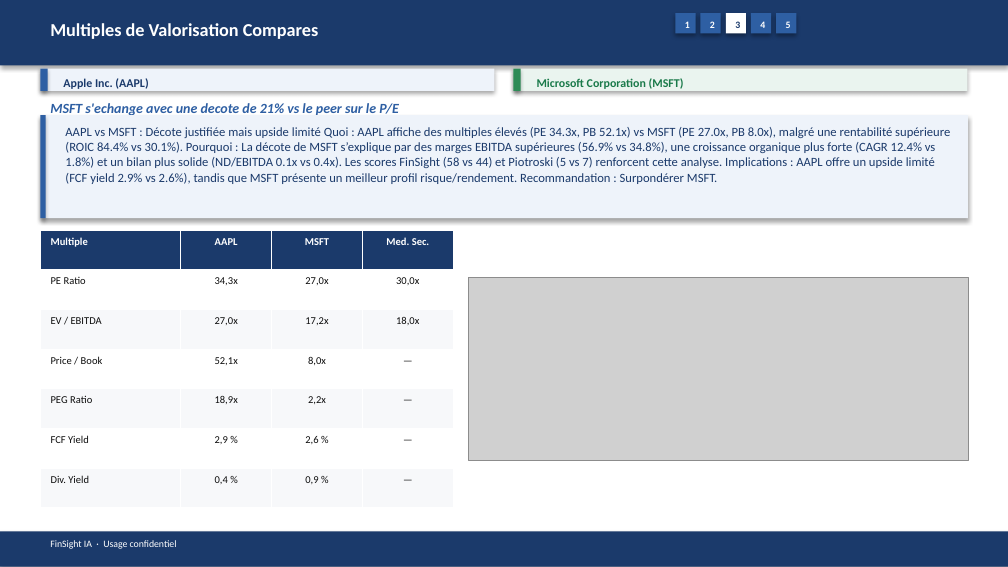
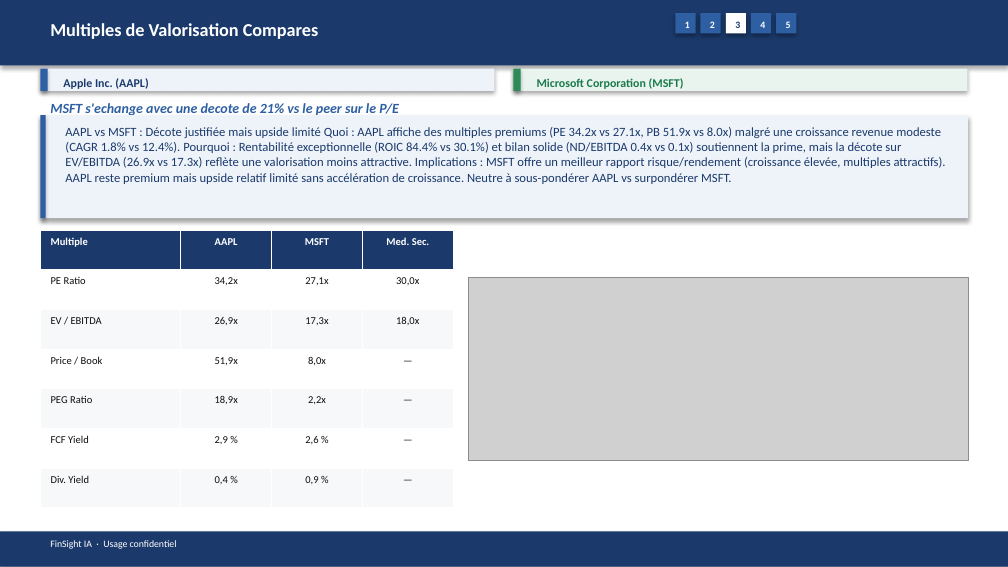
Before and after one commit to baptistejeh07-art/finsight-ia, a slide deck: slide 11 of preview/AAPL_vs_MSFT/AAPL_vs_MSFT_comparison.pptx. Drawn at 1008x567 pixels with LibreOffice and Linux fonts; fonts in the diff are those of the drawing; grey boxes stand for pictures. Boxes give left, top, right and bottom in pixels: in the first picture for what was removed or moved away, otherwise in the second. Text is boxed around its words. In the diff, an @@ line names an element or a change of style, - is before the commit and + after.

Commit message:
chore(preview): comparatif AAPL_vs_MSFT outputs

```diff
--- a/preview/AAPL_vs_MSFT/AAPL_vs_MSFT_comparison.pptx
+++ b/preview/AAPL_vs_MSFT/AAPL_vs_MSFT_comparison.pptx
@@ text at (65,127,946,184): text changed @@
-AAPL vs MSFT : Décote justifiée mais upside limité Quoi : AAPL affiche des multiples élevés (PE 34.3x, PB 52.1x) vs MSFT (PE 27.0x, PB 8.0x), malgré une rentabilité supérieure (ROIC 84.4% vs 30.1%). Pourquoi : La décote de MSFT s’explique par des marges EBITDA supérieures (56.9% vs 34.8%), une croissance organique plus forte (CAGR 12.4% vs 1.8%) et un bilan plus solide (ND/EBITDA 0.1x vs 0.4x). Les scores FinSight (58 vs 44) et Piotroski (5 vs 7) renforcent cette analyse. Implications : AAPL offre un upside limité (FCF yield 2.9% vs 2.6%), tandis que MSFT présente un meilleur profil risque/rendement. Recommandation : Surpondérer MSFT.
+AAPL vs MSFT : Décote justifiée mais upside limité Quoi : AAPL affiche des multiples premiums (PE 34.2x vs 27.1x, PB 51.9x vs 8.0x) malgré une croissance revenue modeste (CAGR 1.8% vs 12.4%). Pourquoi : Rentabilité exceptionnelle (ROIC 84.4% vs 30.1%) et bilan solide (ND/EBITDA 0.4x vs 0.1x) soutiennent la prime, mais la décote sur EV/EBITDA (26.9x vs 17.3x) reflète une valorisation moins attractive. Implications : MSFT offre un meilleur rapport risque/rendement (croissance élevée, multiples attractifs). AAPL reste premium mais upside relatif limité sans accélération de croissance. Neutre à sous-pondérer AAPL vs surpondérer MSFT.
@@ table at (40,230,453,508) @@
-row 2, column 2: 34,3x
+row 2, column 2: 34,2x
-row 2, column 3: 27,0x
+row 2, column 3: 27,1x
-row 3, column 2: 27,0x
+row 3, column 2: 26,9x
-row 3, column 3: 17,2x
+row 3, column 3: 17,3x
-row 4, column 2: 52,1x
+row 4, column 2: 51,9x
```
Also in this commit, not shown: 12 other slides changed, 2 other files.
